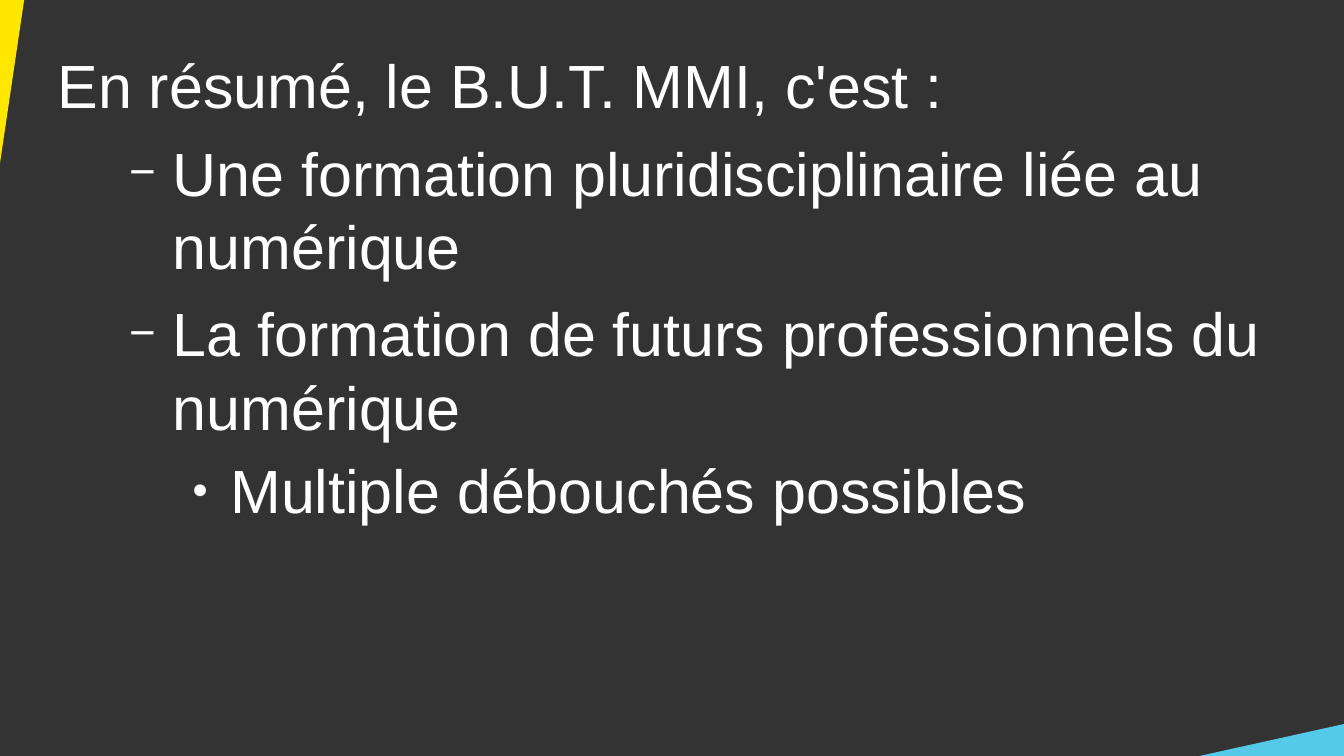
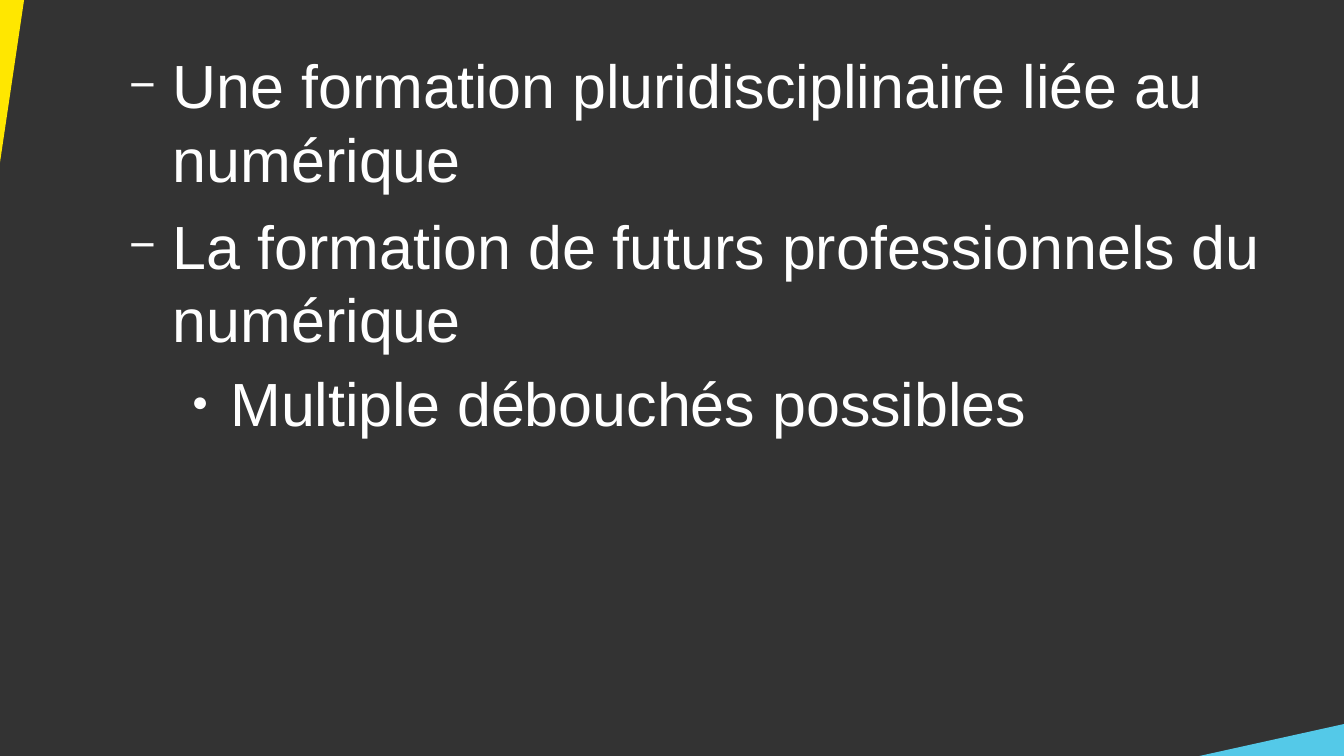
Before and after one commit to DanYellow/cours, a slide deck: slide 24 of presentation-formation-mmi/presentation.odp (slide 23 before the commit). Drawn at 1344x756 pixels with LibreOffice and Linux fonts; fonts in the diff are those of the drawing. Boxes give left, top, right and bottom in pixels: in the first picture for what was removed or moved away, otherwise in the second. Text is boxed around its words. In the diff, an @@ line names an element or a change of style, - is before the commit and + after.

```diff
--- a/presentation-formation-mmi/presentation.odp
+++ b/presentation-formation-mmi/presentation.odp
@@ text at [58, 63, 908, 116]: paragraph removed @@
-En résumé, le B.U.T. MMI, c'est :
```
Also in this commit, not shown: 11 other slides changed, 1 slide added, 1 other file.
